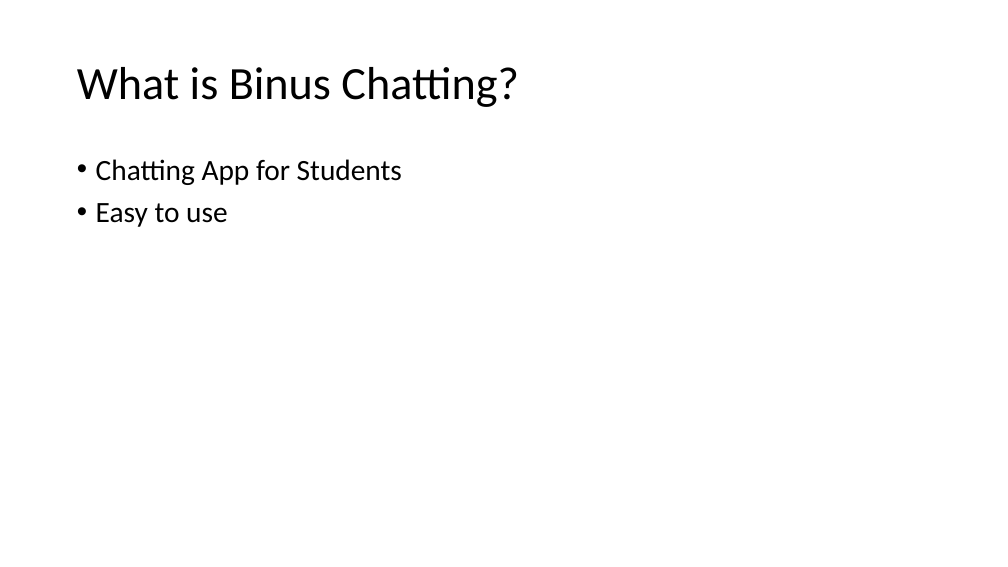
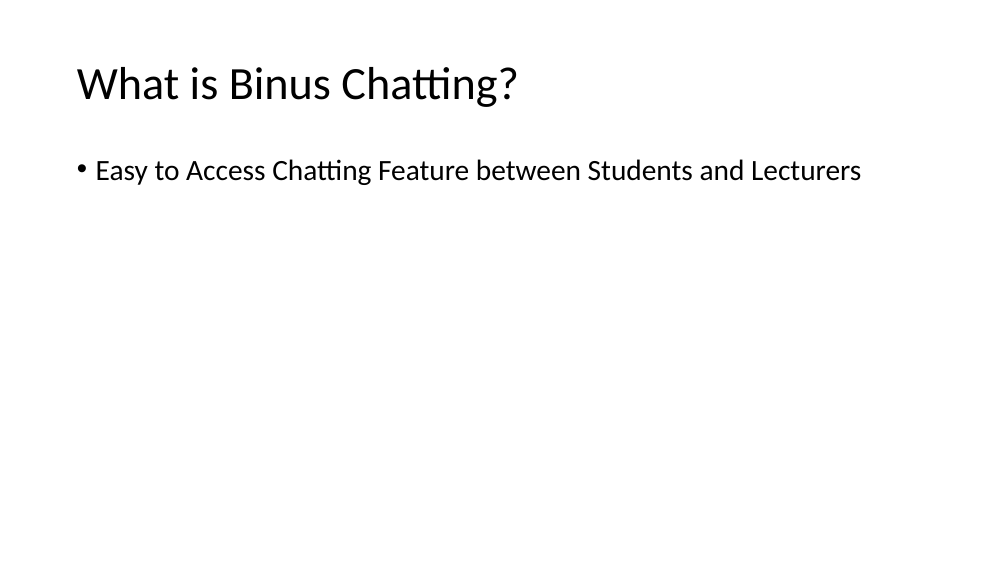
Before and after one commit to F4ckTheJ0b/HCI-2023, a slide deck: slide 2 of Aplikasi Binus Chatting.pptx. Drawn at 1008x567 pixels with LibreOffice and Linux fonts; fonts in the diff are those of the drawing. Boxes give left, top, right and bottom in pixels: in the first picture for what was removed or moved away, otherwise in the second. Text is boxed around its words. In the diff, an @@ line names an element or a change of style, - is before the commit and + after.

```diff
--- a/Aplikasi Binus Chatting.pptx
+++ b/Aplikasi Binus Chatting.pptx
@@ text at (x1=96, y1=159, x2=861, y2=185): text changed @@
-• Chatting App for Students
-• Easy to use
+• Easy to Access Chatting Feature between Students and Lecturers
```
Also in this commit, not shown: 7 other slides changed, 2 slides added, 1 slide removed.
